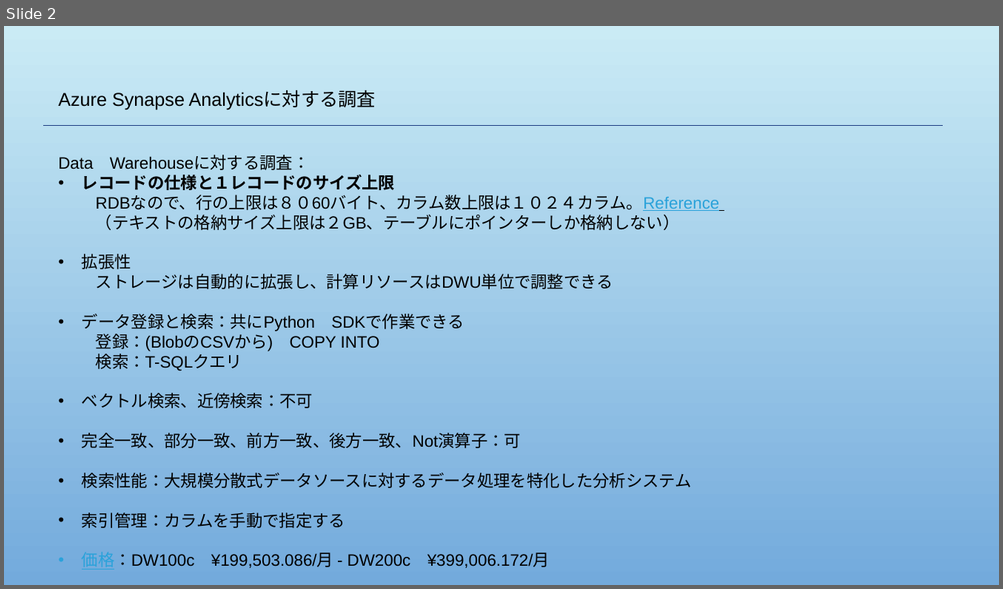
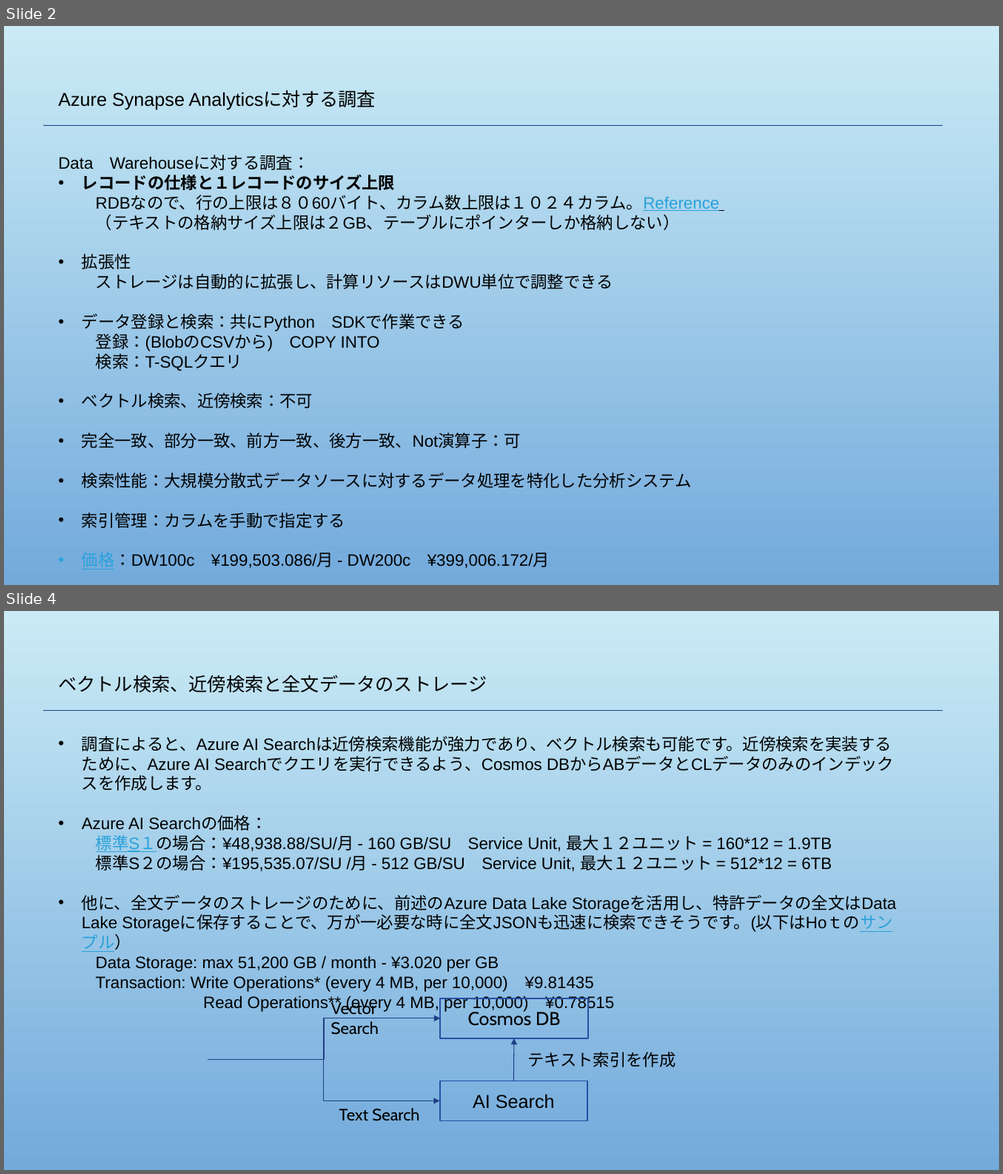
Before and after one commit to WUTIANYAO/-, a slide deck: Research2.pptx. Shown one above the other, each under a label of ours: slide 2 before the commit, slides 2 and 4 after it; the slides between them are not shown. The pictures are 1003x589 and 1003x1174 pixels, drawn with LibreOffice and Linux fonts; fonts in the diff are those of the drawing; background and template pictures are left out. Boxes give left, top, right and bottom in pixels: in the first picture for what was removed or moved away, otherwise in the second. Text is boxed around its words. In the diff, an @@ line names an element or a change of style, - is before the commit and + after.

```diff
--- a/Research2.pptx
+++ b/Research2.pptx
@@ slide 4 added at (4,611,999,1170), background picture (left out) @@
@@ text added at (58,675,486,692), 18 pt, text #000000 @@
+ベクトル検索、近傍検索と全文データのストレージ
@@ line added from (43, 710) to (942, 710), #1F3F83 0.75 pt @@
@@ text added at (82,736,896,1009), 16 pt, text #000000 @@
+• 調査によると、Azure AI Searchは近傍検索機能が強力であり、ベクトル検索も可能です。近傍検索を実装するために、Azure AI Searchでクエリを実行できるよう、Cosmos DBからABデータとCLデータのみのインデックスを作成します。
+• Azure AI Searchの価格：
+標準S１の場合：¥48,938.88/SU/月 - 160 GB/SU Service Unit, 最大１２ユニット = 160*12 = 1.9TB
+標準S２の場合：¥195,535.07/SU /月 - 512 GB/SU Service Unit, 最大１２ユニット = 512*12 = 6TB
+• 他に、全文データのストレージのために、前述のAzure Data Lake Storageを活用し、特許データの全文はData Lake Storageに保存することで、万が一必要な時に全文JSONも迅速に検索できそうです。(以下はHoｔのサンプル）
+Data Storage: max 51,200 GB / month - ¥3.020 per GB
+Transaction: Write Operations* (every 4 MB, per 10,000) ¥9.81435
+Read Operations** (every 4 MB, per 10,000) ¥0.78515
@@ text added at (331,1000,378,1035), 16 pt, text #000000 @@
+Vector Search
@@ rectangle added at (441,999,588,1039), outline #274FA4 1.25 pt, 18 pt, text #000000 @@
+Cosmos DB
@@ elbow arrow added from (208, 1060) to (441, 1019), #1F3F83 0.75 pt @@
@@ arrow added from (514, 1081) to (515, 1039), #1F3F83 0.75 pt @@
@@ text added at (527,1052,675,1068), 16 pt, text #000000 @@
+テキスト索引を作成
@@ elbow arrow added from (208, 1060) to (440, 1101), #1F3F83 0.75 pt @@
@@ rectangle added at (440,1081,587,1122), outline #274FA4 1.25 pt, 18 pt, text #000000 @@
+AI Search
@@ text added at (339,1108,419,1122), 16 pt, text #000000 @@
+Text Search
```
Also in this commit, not shown: 1 slide changed.
